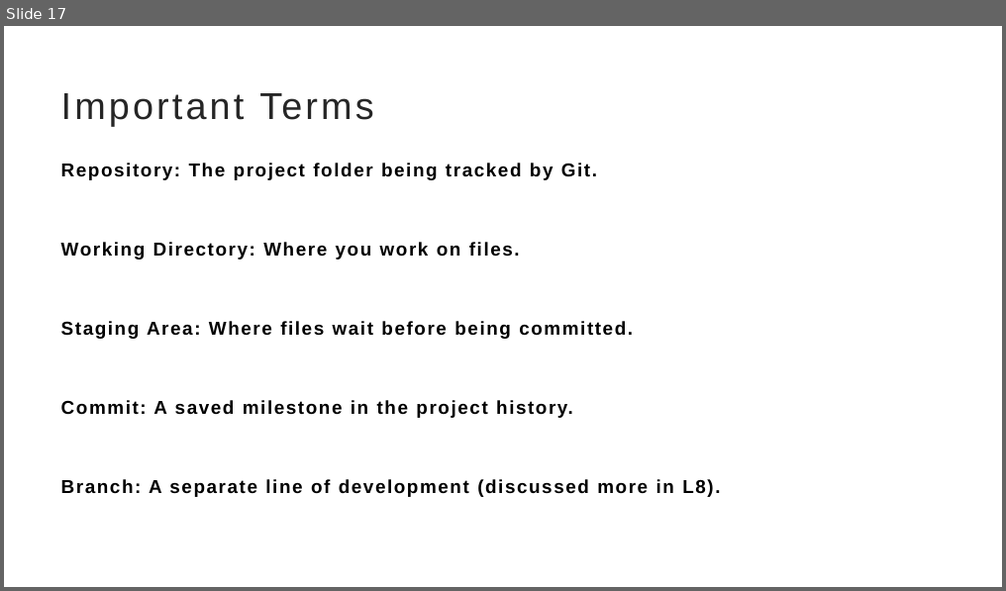
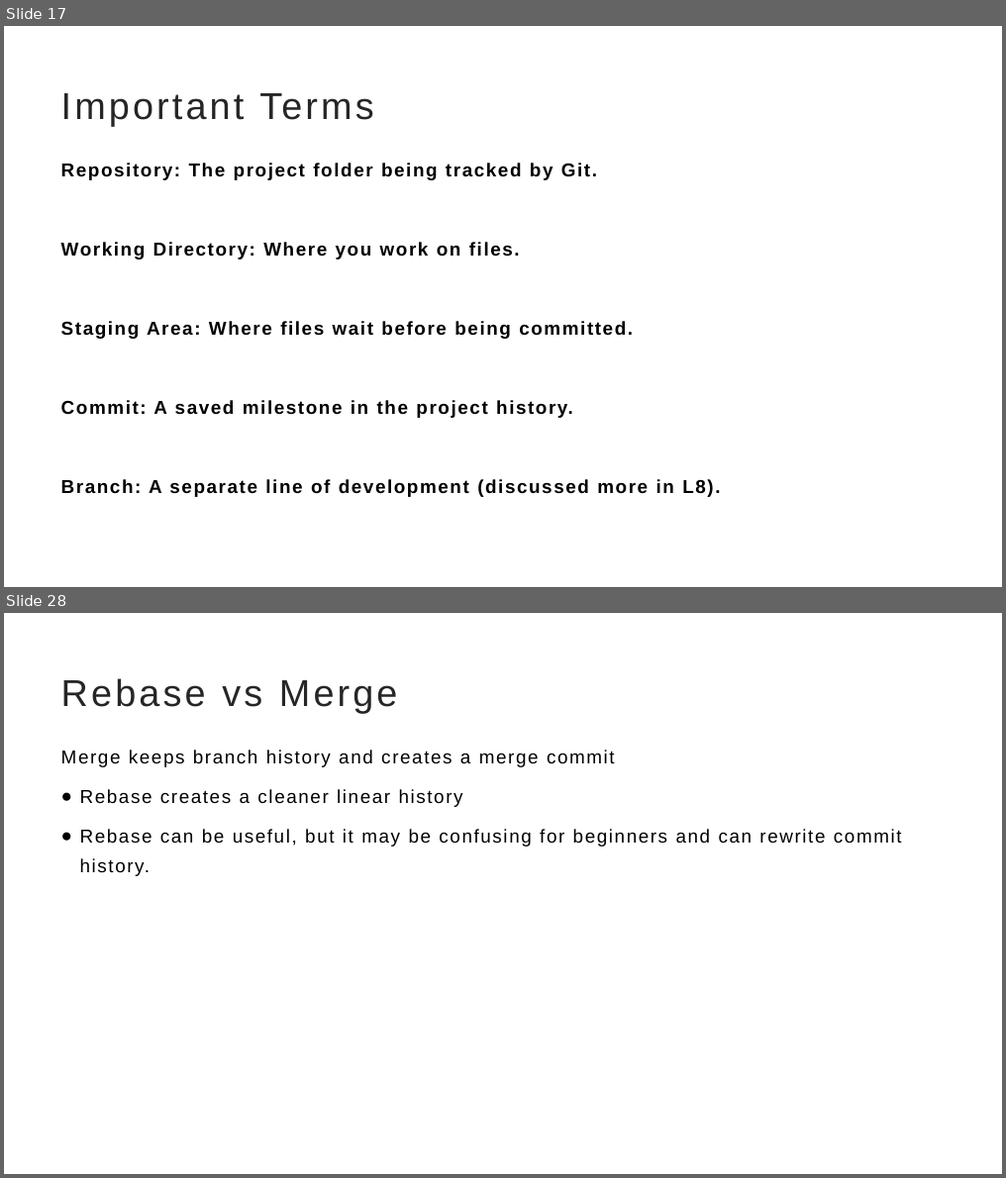
Before and after one commit to TahirMahmoodKamboh/git, a slide deck: Git-Lec-1-Lec2.pptx. Shown one above the other, each under a label of ours: slide 17 before the commit, slides 17 and 28 after it; the slides between them are not shown. The pictures are 1006x591 and 1006x1178 pixels, drawn with LibreOffice and Linux fonts; fonts in the diff are those of the drawing. Boxes give left, top, right and bottom in pixels: in the first picture for what was removed or moved away, otherwise in the second. Text is boxed around its words. In the diff, an @@ line names an element or a change of style, - is before the commit and + after.

```diff
--- a/Git-Lec-1-Lec2.pptx
+++ b/Git-Lec-1-Lec2.pptx
@@ slide 28 added at (4,613,1002,1174), background #FFFFFF @@
@@ title added at (61,678,398,713), 36 pt, text #262626 @@
+Rebase vs Merge
@@ text added at (61,750,902,876), 18 pt, text #000000 @@
+Merge keeps branch history and creates a merge commit
+● Rebase creates a cleaner linear history
+● Rebase can be useful, but it may be confusing for beginners and can rewrite commit history.
```
Also in this commit, not shown: 21 other slides added, 4 other files.
